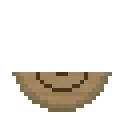
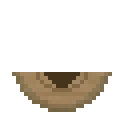
Layer changes from the first 128 × 128 image to the second:
added layer "Layer 2" above "Layer 1" over [44, 72, 80, 88]
painted on "Layer 1" over [36, 72, 88, 92]
